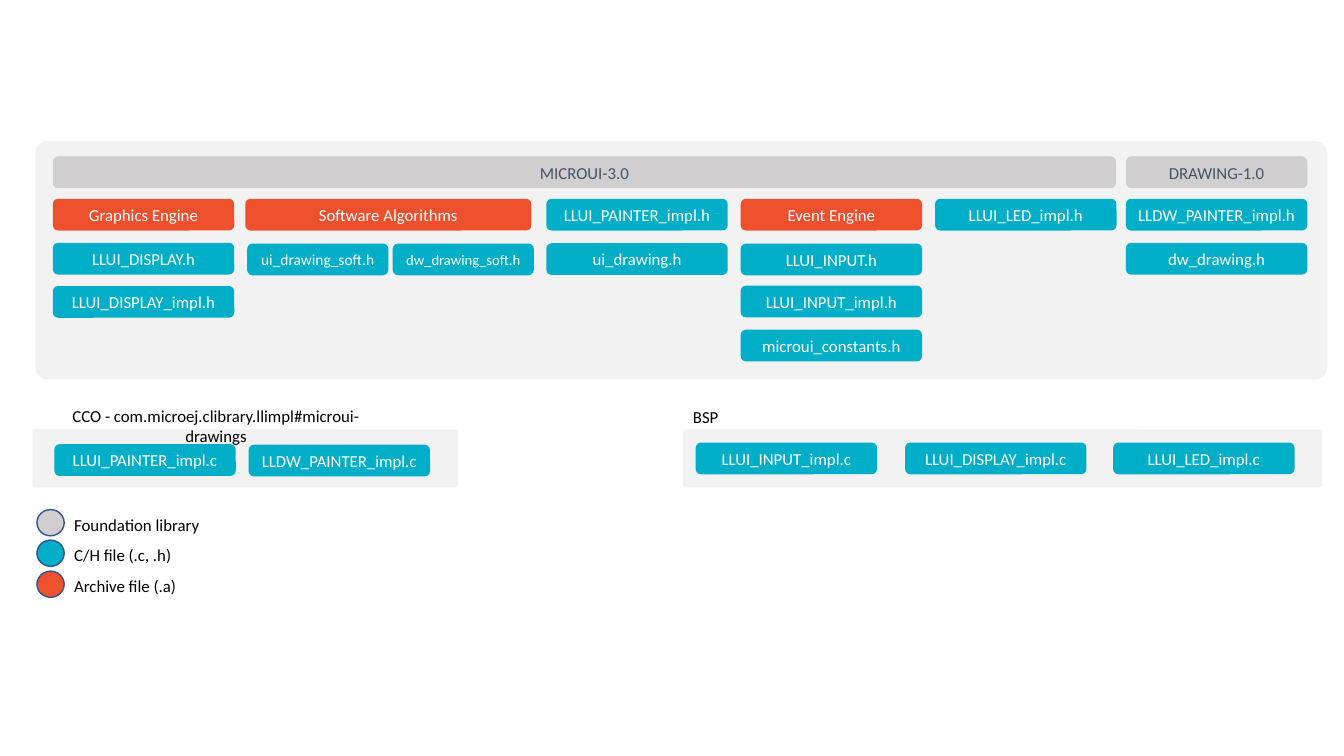
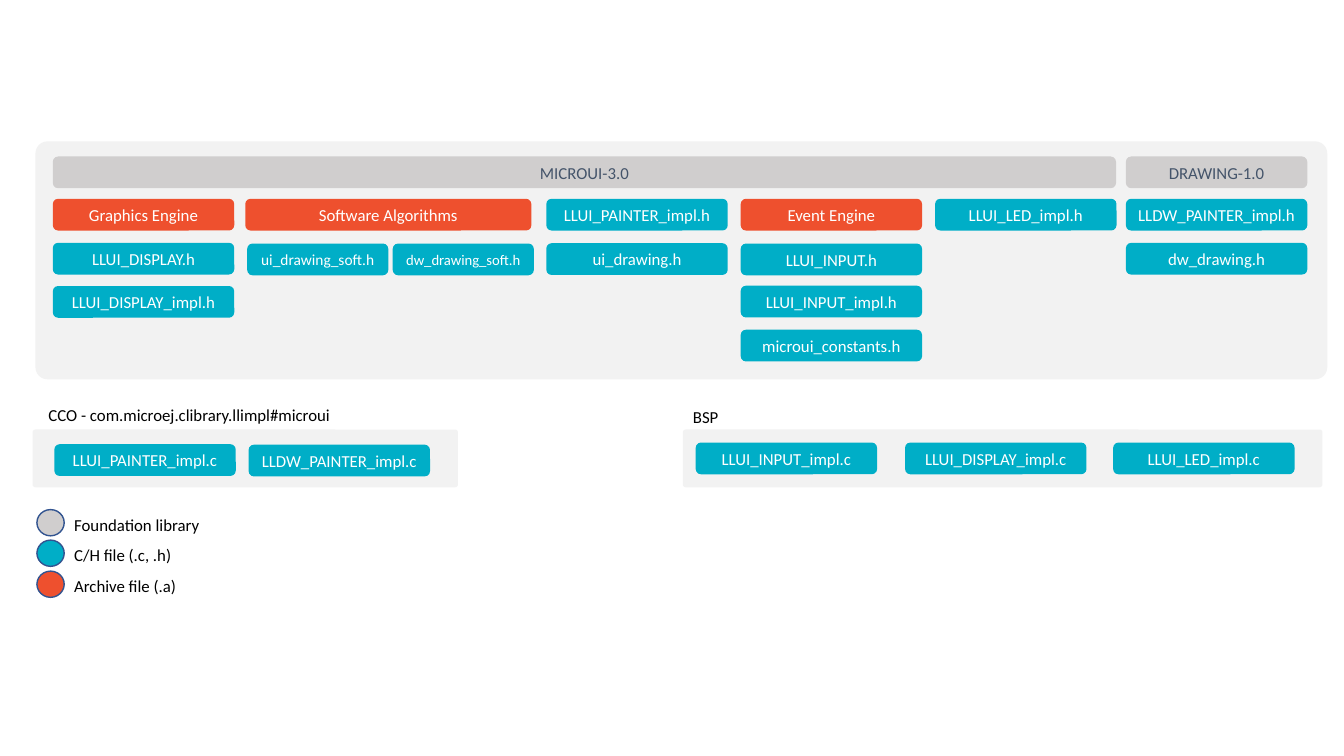
Before and after one commit to MicroEJ/docs, a slide deck: slide 1 of PlatformDeveloperGuide/images/uiLL.pptx. Drawn at 1344x756 pixels with LibreOffice and Linux fonts; fonts in the diff are those of the drawing. Boxes give left, top, right and bottom in pixels: in the first picture for what was removed or moved away, otherwise in the second. Text is boxed around its words. In the diff, an @@ line names an element or a change of style, - is before the commit and + after.

Commit message:
front panel: describe custom drawing

```diff
--- a/PlatformDeveloperGuide/images/uiLL.pptx
+++ b/PlatformDeveloperGuide/images/uiLL.pptx
@@ text at bbox=[48, 409, 330, 424]: text changed @@
-CCO - com.microej.clibrary.llimpl#microui-drawings
+CCO - com.microej.clibrary.llimpl#microui
```
Also in this commit, not shown: 4 other files.
